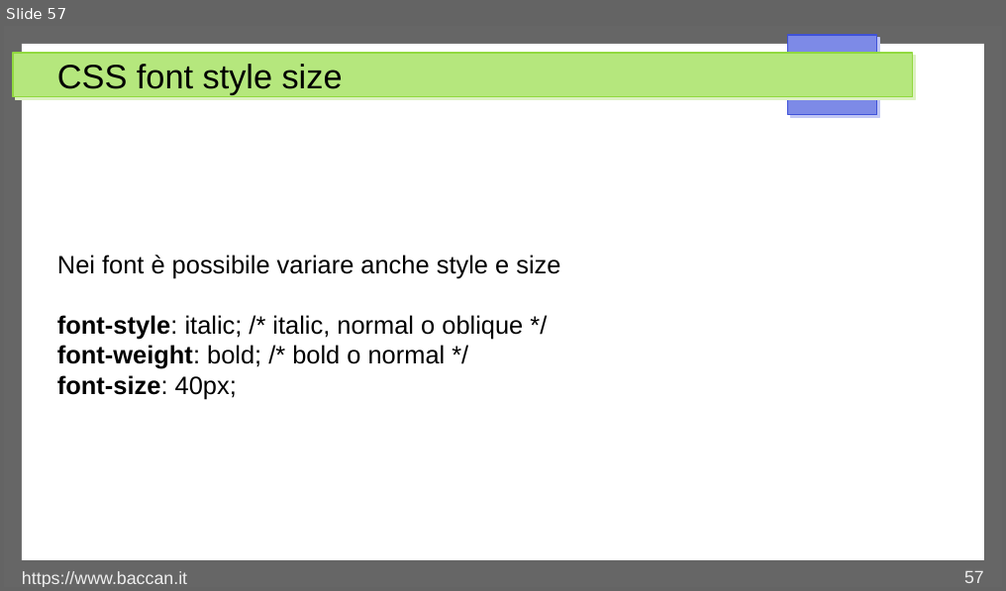
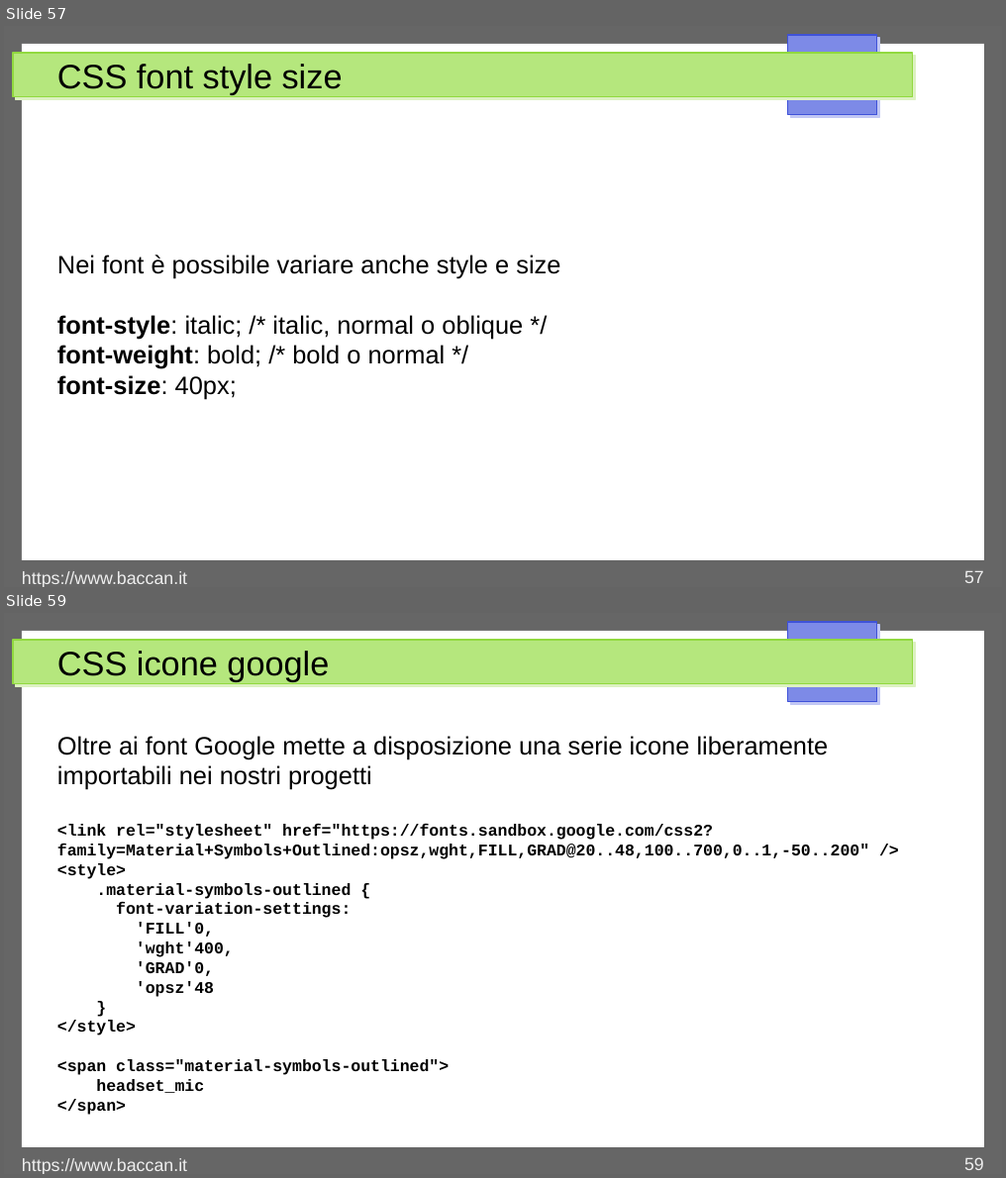
Before and after one commit to matteobaccan/CorsoCSS, a slide deck: Chapter_css.odp. Shown one above the other, each under a label of ours: slide 57 before the commit, slides 57 and 59 after it; the slides between them are not shown. The pictures are 1006x591 and 1006x1178 pixels, drawn with LibreOffice and Linux fonts; fonts in the diff are those of the drawing. Boxes give left, top, right and bottom in pixels: in the first picture for what was removed or moved away, otherwise in the second. Text is boxed around its words. In the diff, an @@ line names an element or a change of style, - is before the commit and + after.

```diff
--- a/Chapter_css.odp
+++ b/Chapter_css.odp
@@ slide 59 added at [4, 613, 1002, 1174], background #FFFFFF; not listed: 4 template elements that a slide beside it also shows @@
@@ title added at [57, 651, 329, 681], 27 pt, text #000000 @@
+CSS icone google
@@ text added at [57, 736, 869, 1115], 13 pt, text #000000, bold @@
+Oltre ai font Google mette a disposizione una serie icone liberamente importabili nei nostri progetti
+<link rel="stylesheet" href="https://fonts.sandbox.google.com/css2?family=Material+Symbols+Outlined:opsz,wght,FILL,GRAD@20..48,100..700,0..1,-50..200" />
+<style>
+.material-symbols-outlined {
+font-variation-settings:
+'FILL'0,
+'wght'400,
+'GRAD'0,
+'opsz'48
+}
+</style>
+<span class="material-symbols-outlined">
+headset_mic
+</span>
@@ text added at [22, 1158, 187, 1174], 14 pt, text #EEEEEE @@
+https://www.baccan.it
@@ page number added at [964, 1157, 984, 1170], 14 pt, text #EEEEEE @@
+59
```
Also in this commit, not shown: 1 slide changed, 5 other slides added, 7 other files.
